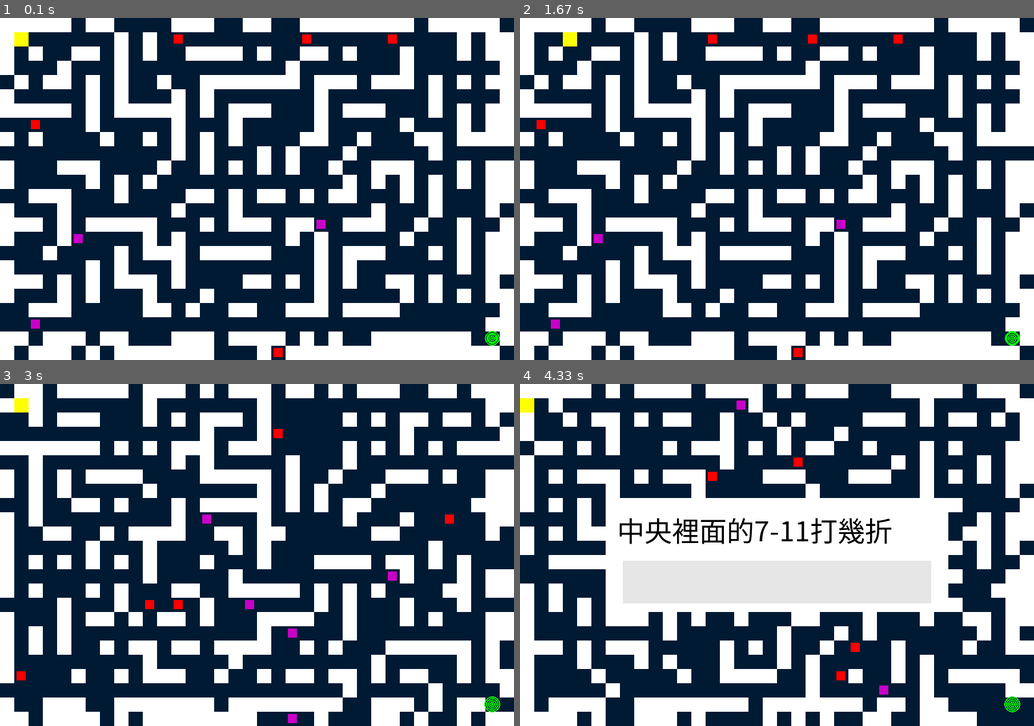
Above: before the commit, frames 1-4 (two rows, left to right).
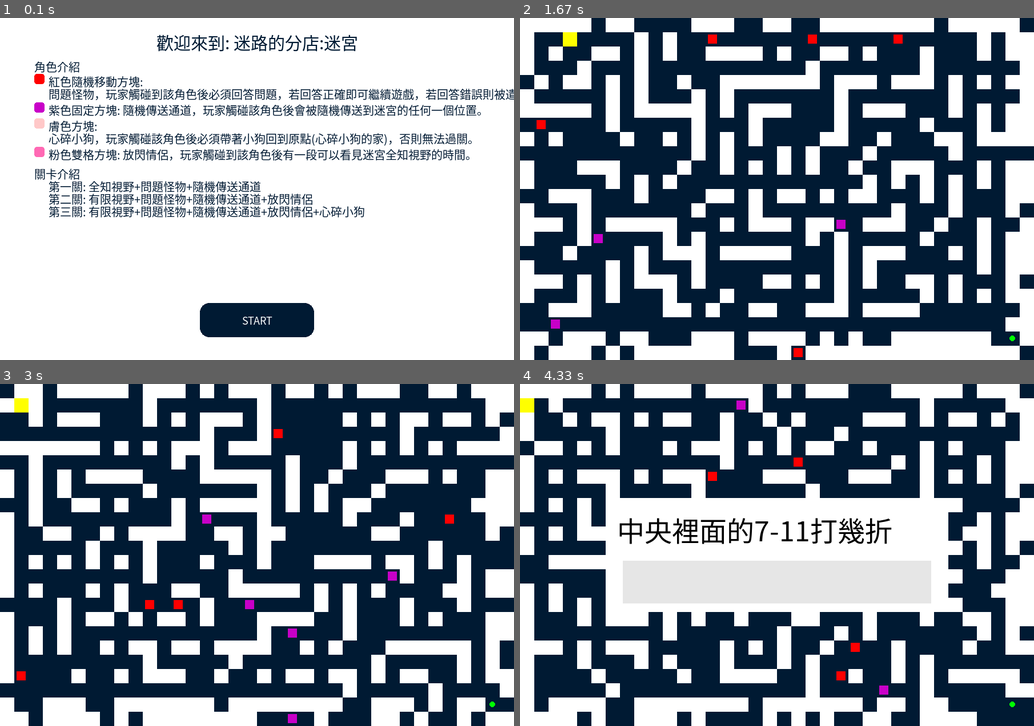
Above: after the commit, the same moments.

Repository: RileyTseng/Pygame
Game: pygame game, started from main.py
The game is run twice, just before and just after one commit, with the same random seed, the same clock (stepped at 60 frames per second) and the same inputs.
Inputs (mouse positions are in pixels of both pictures, inside the frame that each line leads up to):
- Up to frame 1 (0.1 s): no input
- Up to frame 2 (1.67 s): click (777, 318) at 0.38 s, where only the run after the commit has a clickable "START"; hold Right 0.67-1.13 s; hold Right from 1.5 s (still down)
- Up to frame 3 (3 s): release Right at 1.97 s; hold Left 2-2.53 s; tap Space at 2.9 s
- Up to frame 4 (4.33 s): hold Space 3.23-3.63 s; hold Left 3.23-3.63 s; tap Enter at 3.67 s; hold Left from 4 s (still down)

The runs differ from the first frame. In frame 1, 60% of the frame differs, in the area x 0-100%, y 0-100%; in frame 2, less than 0.1%; in frame 3, less than 0.1%; in frame 4, less than 0.1%.

Commit message:
加入遊戲說明介面

Diff:
--- a/main.py
+++ b/main.py
@@ -17,6 +17,8 @@
 screen = pygame.display.set_mode((WIDTH, HEIGHT))
 pygame.display.set_caption("Maze Game - 3 Levels")
 clock = pygame.time.Clock()
+# 狀態：是否在說明畫面
+show_intro = True
 # Pick a font that supports Chinese characters; prefer common Windows fonts then fall back to default.
 font_candidates = [
     "Microsoft JhengHei", "Microsoft JhengHei UI", "SimHei", "SimSun",
@@ -716,6 +718,20 @@
     for event in pygame.event.get():
         if event.type==pygame.QUIT:
             running = False
+        # intro 畫面處理
+        if show_intro:
+            if event.type == pygame.MOUSEBUTTONDOWN:
+                mx, my = event.pos
+                btn_w, btn_h = 200, 60
+                btn_x = WIDTH//2 - btn_w//2
+                btn_y = HEIGHT - 100
+                if btn_x <= mx <= btn_x+btn_w and btn_y <= my <= btn_y+btn_h:
+                    show_intro = False
+            elif event.type == pygame.KEYDOWN:
+                # 按 Enter 或空白也可開始
+                if event.key in [pygame.K_RETURN, pygame.K_KP_ENTER, pygame.K_SPACE]:
+                    show_intro = False
+            continue
         elif event.type==pygame.KEYDOWN:
             # If quiz overlay is active, only handle special keys here (Enter, Backspace, Tab)
             if quiz_active:
@@ -844,6 +860,94 @@
                 print(q)
         quiz_last_move = now
 
-    draw_game()
+    if show_intro:
+        # 遊戲說明畫面
+        screen.fill((255,255,255))
+        # 標題縮小一半
+        title_font = pygame.font.Font(font_path, 30) if font_path else pygame.font.SysFont(None, 30)
+        title = title_font.render("歡迎來到: 迷路的分店:迷宮", True, (0,26,51))
+        screen.blit(title, (WIDTH//2 - title.get_width()//2, 20))
+
+
+        # 角色介紹（字放大1.25倍，並加圖示，超出自動換行）
+        info_font_size = int(16 * 1.25)
+        info_font = pygame.font.Font(font_path, info_font_size) if font_path else pygame.font.SysFont(None, info_font_size)
+        y = 70
+        max_width = WIDTH - 110  # 85起始 + 25邊界
+        # 角色圖示資料: (顏色, 說明)
+        role_icons = [
+            (QUIZ_MONSTER_COLOR, "紅色隨機移動方塊: 問題怪物，玩家觸碰到該角色後必須回答問題，若回答正確即可繼續遊戲，若回答錯誤則被遣返原點。"),
+            (TRAP_COLOR, "紫色固定方塊: 隨機傳送通道，玩家觸碰該角色後會被隨機傳送到迷宮的任何一個位置。"),
+            (PUPPY_COLOR, "膚色方塊: 心碎小狗，玩家觸碰該角色後必須帶著小狗回到原點(心碎小狗的家)，否則無法過關。"),
+            (MONSTER_COLOR, "粉色雙格方塊: 放閃情侶，玩家觸碰到該角色後有一段可以看見迷宮全知視野的時間。"),
+        ]
+        # 角色介紹標題
+        text = info_font.render("角色介紹", True, (0,26,51))
+        screen.blit(text, (60, y))
+        y += info_font_size + 6
+        for color, desc in role_icons:
+            # 畫方塊圖示
+            pygame.draw.rect(screen, color, (60, y+2, 18, 18), border_radius=4)
+            # 文字自動換行
+            words = desc.split(' ')
+            line = ''
+            lines = []
+            for word in words:
+                test_line = line + ('' if line == '' else ' ') + word
+                if info_font.size(test_line)[0] > max_width:
+                    if line:
+                        lines.append(line)
+                    line = word
+                else:
+                    line = test_line
+            if line:
+                lines.append(line)
+            for i, l in enumerate(lines):
+                text = info_font.render(l, True, (0,26,51))
+                screen.blit(text, (85, y + i * (info_font_size + 2)))
+            y += (info_font_size + 2) * len(lines) + 6
+
+        y += 6
+        # 關卡介紹（字放大1.25倍，超出自動換行）
+        text = info_font.render("關卡介紹", True, (0,26,51))
+        screen.blit(text, (60, y))
+        y += info_font_size + 2
+        stage_lines = [
+            "第一關: 全知視野+問題怪物+隨機傳送通道",
+            "第二關: 有限視野+問題怪物+隨機傳送通道+放閃情侶",
+            "第三關: 有限視野+問題怪物+隨機傳送通道+放閃情侶+心碎小狗",
+        ]
+        for line in stage_lines:
+            # 關卡說明自動換行
+            words = line.split(' ')
+            l = ''
+            lines = []
+            for word in words:
+                test_line = l + ('' if l == '' else ' ') + word
+                if info_font.size(test_line)[0] > max_width:
+                    if l:
+                        lines.append(l)
+                    l = word
+                else:
+                    l = test_line
+            if l:
+                lines.append(l)
+            for i, ll in enumerate(lines):
+                text = info_font.render(ll, True, (0,26,51))
+                screen.blit(text, (85, y + i * (info_font_size + 2)))
+            y += (info_font_size + 2) * len(lines)
+
+        # start 按鈕
+        btn_w, btn_h = 200, 60
+        btn_x = WIDTH//2 - btn_w//2
+        btn_y = HEIGHT - 100
+        pygame.draw.rect(screen, (0,26,51), (btn_x, btn_y, btn_w, btn_h), border_radius=16)
+        btn_font = pygame.font.Font(font_path, 18) if font_path else pygame.font.SysFont(None, 18)
+        btn_text = btn_font.render("START", True, (255,255,255))
+        screen.blit(btn_text, (btn_x + btn_w//2 - btn_text.get_width()//2, btn_y + btn_h//2 - btn_text.get_height()//2))
+        pygame.display.flip()
+        continue
+    else:
+        draw_game()
 
 pygame.quit()
